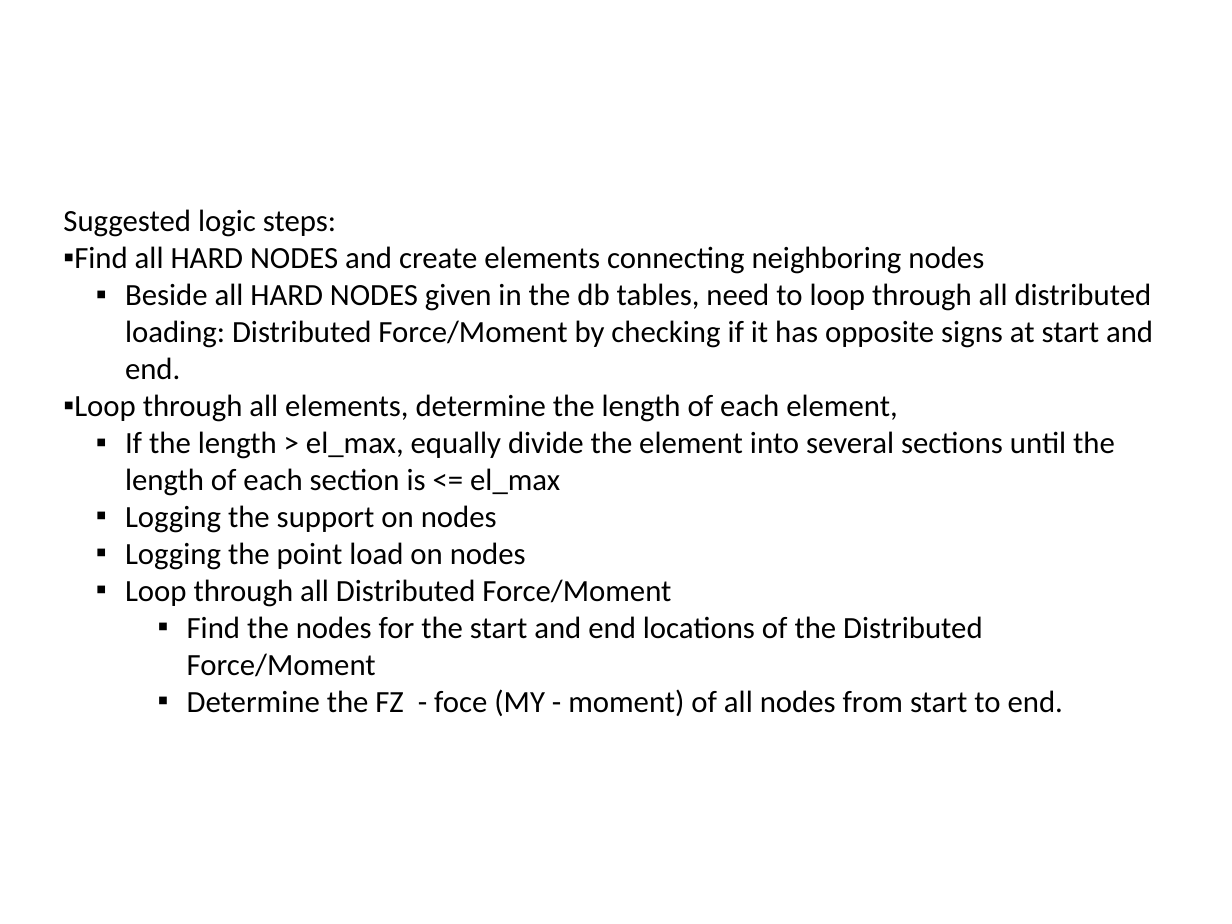
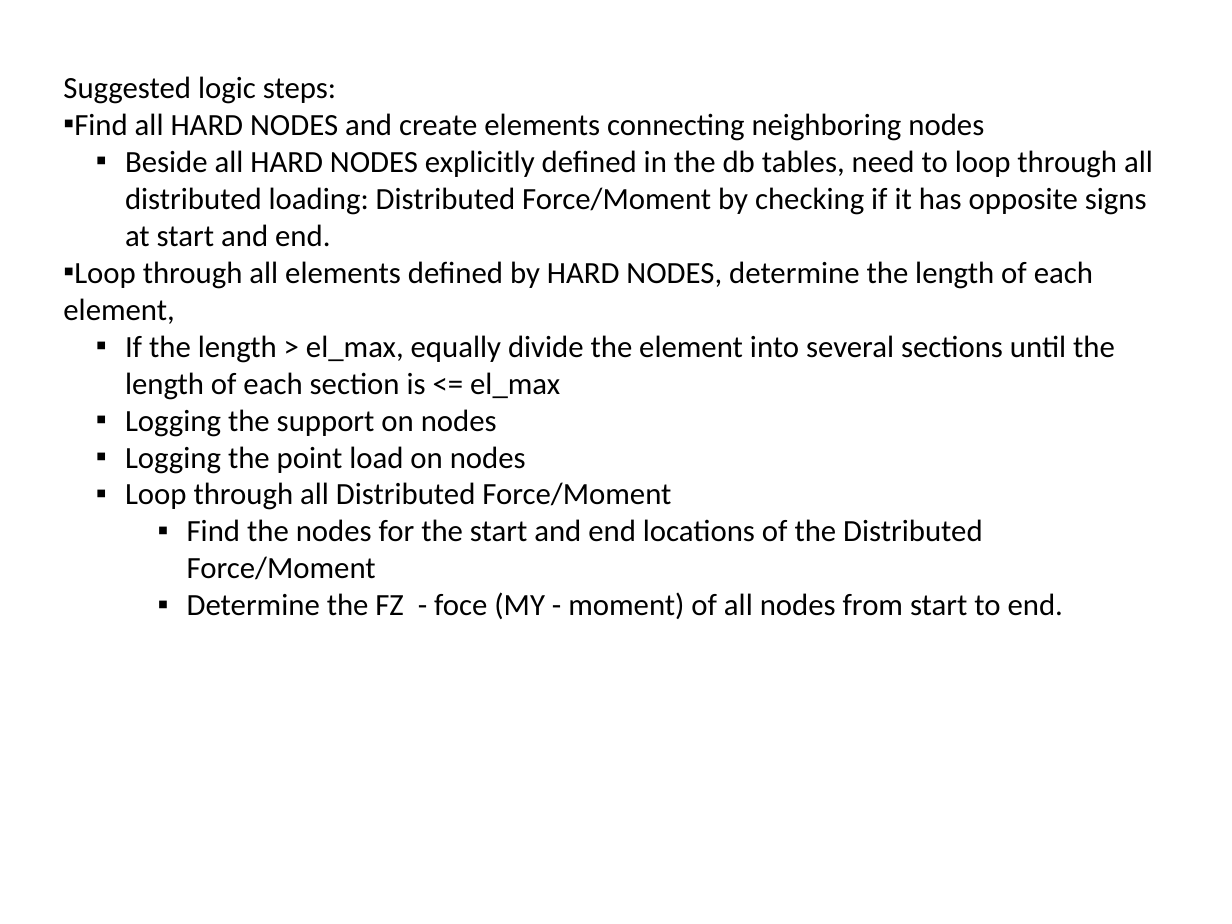
Before and after one commit to lightbringer1991/Projects, a slide deck: slide 14 of PHP_Process_Data_From_MySQL/beam_analysis/beam_analysis.pptx. Drawn at 1232x924 pixels with LibreOffice and Linux fonts; fonts in the diff are those of the drawing. Boxes give left, top, right and bottom in pixels: in the first picture for what was removed or moved away, otherwise in the second. Text is boxed around its words. In the diff, an @@ line names an element or a change of style, - is before the commit and + after.

```diff
--- a/PHP_Process_Data_From_MySQL/beam_analysis/beam_analysis.pptx
+++ b/PHP_Process_Data_From_MySQL/beam_analysis/beam_analysis.pptx
@@ text "Suggested logic steps:": place and size @@
-text "Suggested logic steps:" at bbox=[63, 209, 1153, 716]
+text "Suggested logic steps:" at bbox=[63, 76, 1153, 619]
@@ text at bbox=[63, 150, 1153, 324]: text changed @@
-  ▪ Beside all HARD NODES given in the db tables, need to loop through all distributed loading: Distributed Force/Moment by checking if it has opposite signs at start and end.
-▪ Loop through all elements, determine the length of each element,
+  ▪ Beside all HARD NODES explicitly defined in the db tables, need to loop through all distributed loading: Distributed Force/Moment by checking if it has opposite signs at start and end.
+▪ Loop through all elements defined by HARD NODES, determine the length of each element,
```
Also in this commit, not shown: 1 other slide changed, 1 slide added, 6 other files.
